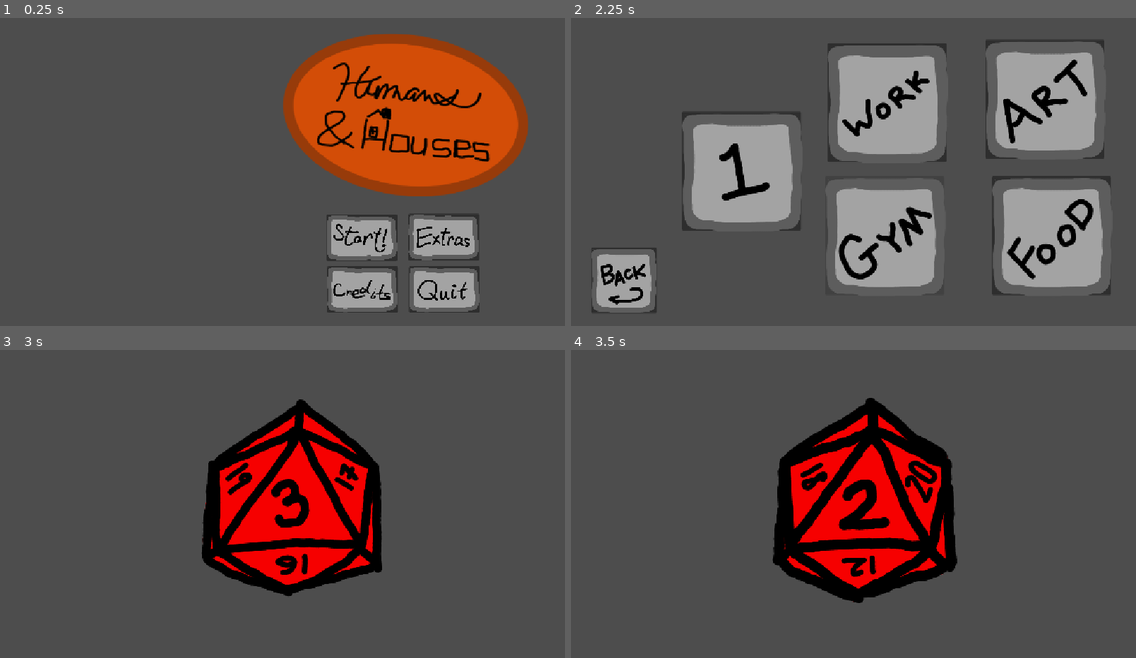
Above: before the commit, frames 1-4 (two rows, left to right).
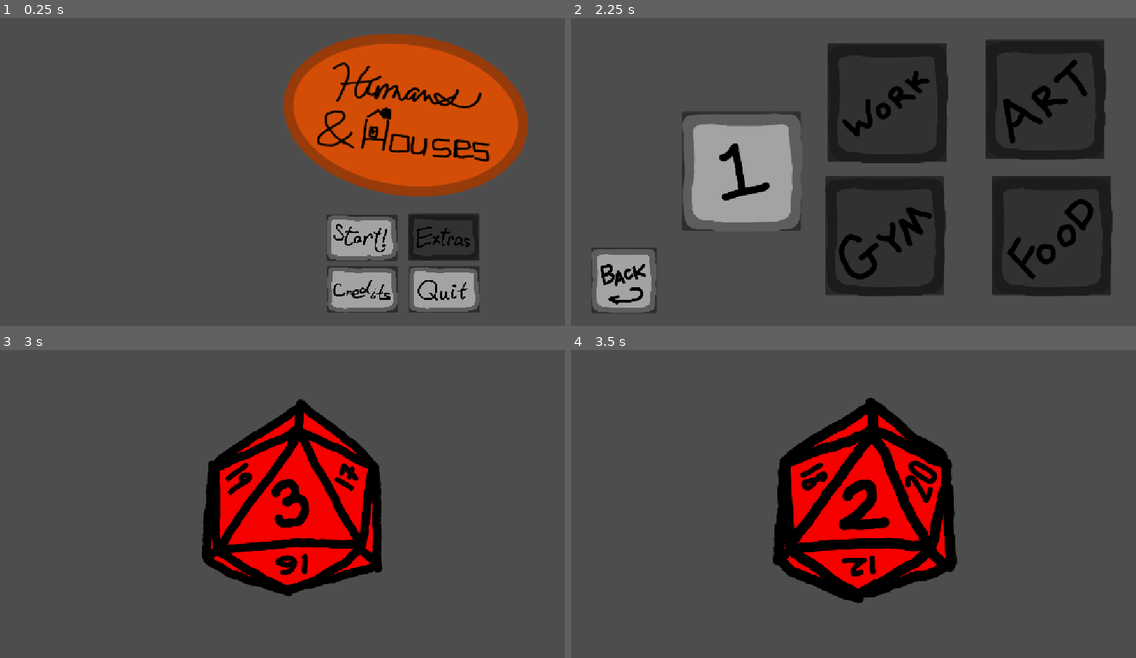
Above: after the commit, the same moments.

Repository: Sharpy796/acm-gamejam-2026
Game: Godot game, scene res://scenes/titlescreen.tscn
Two runs of this game, one before a commit and one after it. Both use one fixed random seed, a clock stepped at 60 frames per second and the inputs below.
Inputs (mouse positions are in pixels of both pictures, inside the frame that each line leads up to):
- Up to frame 1 (0.25 s): no input
- Up to frame 2 (2.25 s): click (932, 236) at 0.5 s; click (621, 279) at 1.25 s; click (932, 236) at 2 s
- Up to frame 3 (3 s): click (169, 504) at 2.75 s
- Up to frame 4 (3.5 s): no input

The runs differ from the first frame. In frame 1, 1.5% of the frame differs, in the area x 72-85%, y 63-79%; in frame 2, 29%, in the area x 45-96%, y 7-91%; in frame 3, nothing differs; in frame 4, nothing differs.

Commit message:
tweak: signifying which menu buttons are disabled

Diff:
--- a/scenes/levelselect.tscn
+++ b/scenes/levelselect.tscn
@@ -11,24 +11,28 @@
 [node name="Node2D" type="Node2D" unique_id=2137464456]
 
 [node name="ButtonWork" parent="." unique_id=1554690102 instance=ExtResource("1_nqy8e")]
+modulate = Color(0.3019608, 0.3019608, 0.3019608, 1)
 offset_left = 523.0
 offset_top = 70.0
 offset_right = 766.0
 offset_bottom = 313.0
 
 [node name="ButtonArt" parent="." unique_id=390207926 instance=ExtResource("2_6rap8")]
+modulate = Color(0.3019608, 0.3019608, 0.3019608, 1)
 offset_left = 845.0
 offset_top = 63.0
 offset_right = 1088.0
 offset_bottom = 306.0
 
 [node name="ButtonFood" parent="." unique_id=575125477 instance=ExtResource("3_aaiik")]
+modulate = Color(0.3019608, 0.3019608, 0.3019608, 1)
 offset_left = 858.0
 offset_top = 342.0
 offset_right = 1101.0
 offset_bottom = 585.0
 
 [node name="ButtonGym" parent="." unique_id=1802798906 instance=ExtResource("4_nqdjo")]
+modulate = Color(0.3019608, 0.3019608, 0.3019608, 1)
 offset_left = 518.0
 offset_top = 342.0
 offset_right = 761.0
@@ -47,5 +51,6 @@
 offset_bottom = 453.0
 
 [node name="gameover" parent="." unique_id=1827543178 instance=ExtResource("7_nqdjo")]
+visible = false
 position = Vector2(576, 324)
 frame = 2
--- a/scenes/titlescreen.tscn
+++ b/scenes/titlescreen.tscn
@@ -27,6 +27,7 @@
 offset_bottom = 621.0
 
 [node name="ExtrasButton" parent="." unique_id=296104421 instance=ExtResource("4_v6ms7")]
+modulate = Color(0.3019608, 0.3019608, 0.3019608, 1)
 offset_left = 833.0
 offset_top = 419.0
 offset_right = 977.0
